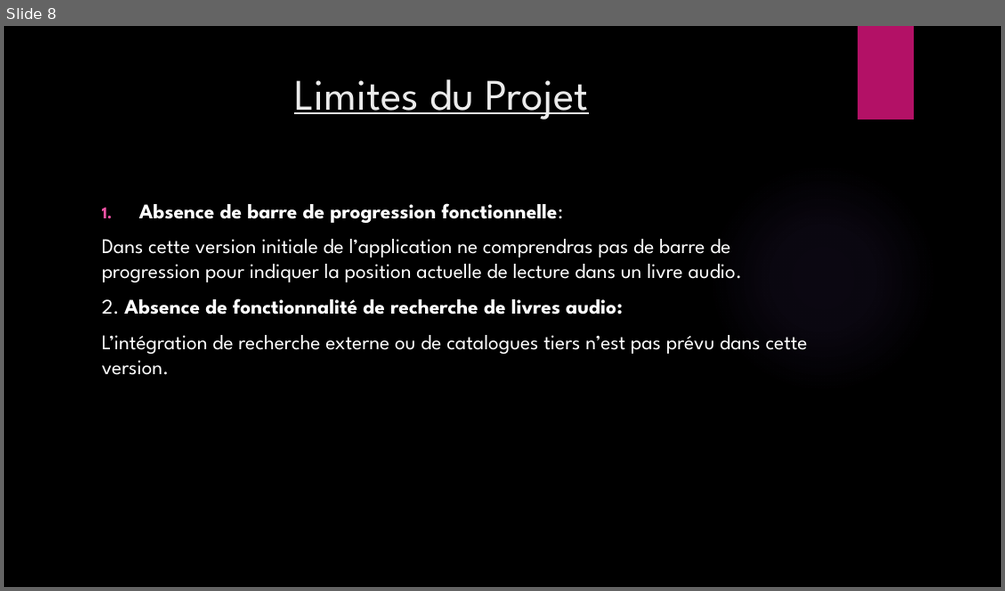
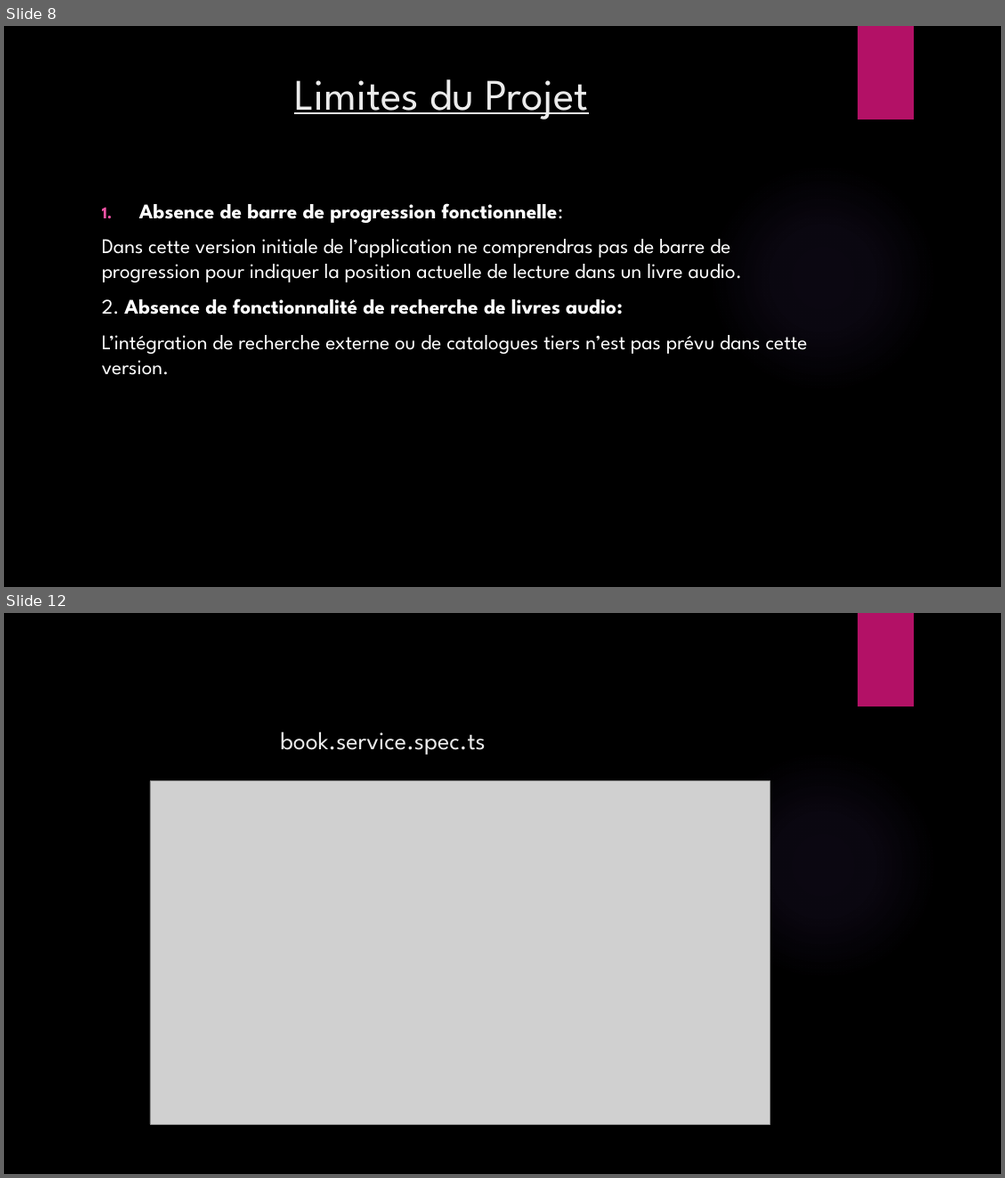
Before and after one commit to MadoNgom/Mobile-App, a slide deck: RAPPORT DU PROJET IONIC.pptx. Shown one above the other, each under a label of ours: slide 8 before the commit, slides 8 and 12 after it; the slides between them are not shown. The pictures are 1005x591 and 1005x1178 pixels, drawn with LibreOffice and Linux fonts; fonts in the diff are those of the drawing; grey boxes stand for pictures; background and template pictures are left out. Boxes give left, top, right and bottom in pixels: in the first picture for what was removed or moved away, otherwise in the second. Text is boxed around its words. In the diff, an @@ line names an element or a change of style, - is before the commit and + after.

```diff
--- a/RAPPORT DU PROJET IONIC.pptx
+++ b/RAPPORT DU PROJET IONIC.pptx
@@ slide 12 added at box(4, 613, 1001, 1174), background picture (left out); not listed: 2 template elements that a slide beside it also shows @@
@@ title added at box(280, 731, 485, 755), 24 pt, text #EBEBEB @@
+book.service.spec.ts
@@ picture added at box(150, 780, 769, 1124) @@
```
Also in this commit, not shown: 3 slides changed, 10 other slides added.
